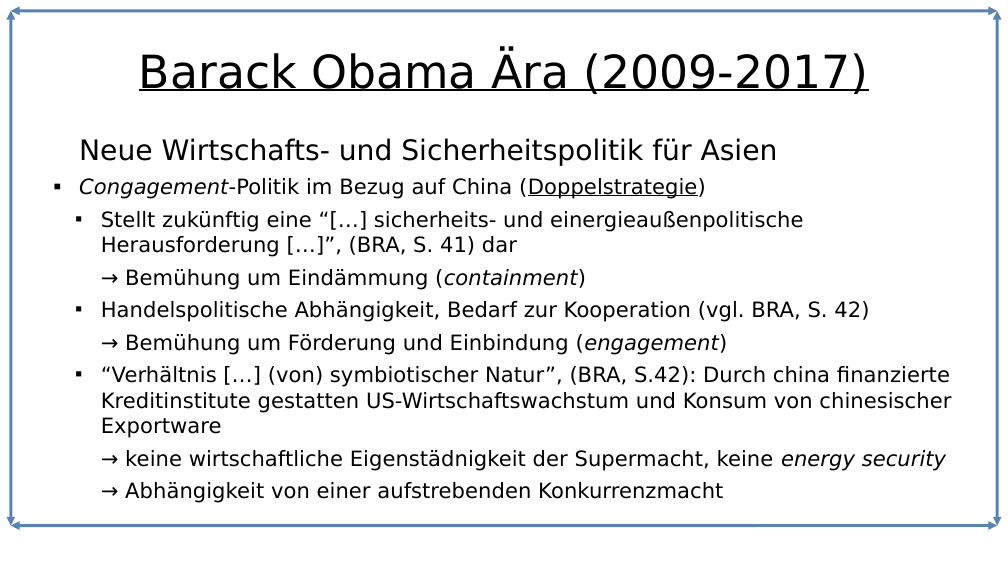
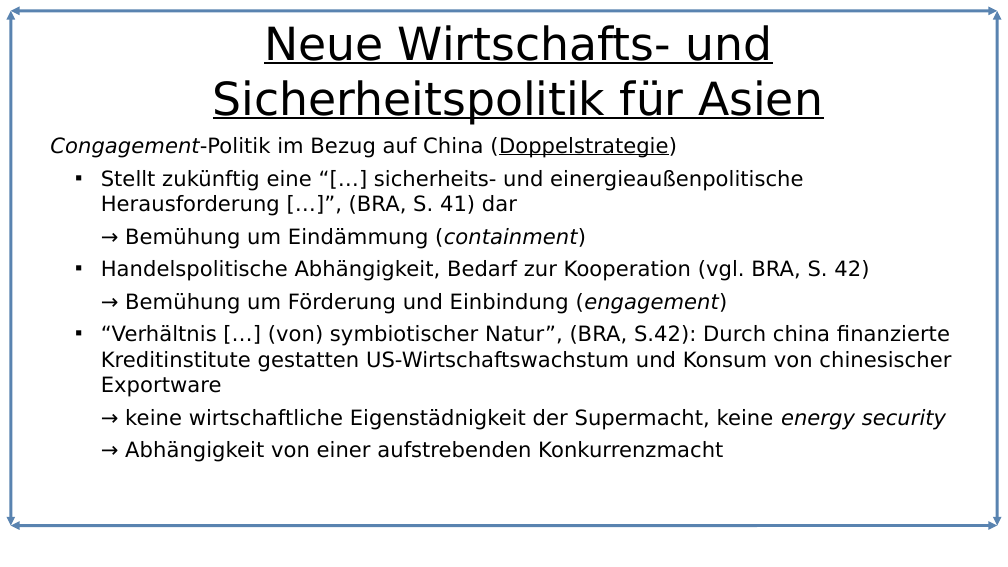
Before and after one commit to Lacrimus/Referat-Geschichte-USA-die-einzig-verbleibende-Weltmacht-, a slide deck: slide 15 of USA-die-einzig-verbleibende-Weltmacht.odp (slide 14 before the commit). Drawn at 1008x567 pixels with LibreOffice and Linux fonts; fonts in the diff are those of the drawing. Boxes give left, top, right and bottom in pixels: in the first picture for what was removed or moved away, otherwise in the second. Text is boxed around its words. In the diff, an @@ line names an element or a change of style, - is before the commit and + after.

```diff
--- a/USA-die-einzig-verbleibende-Weltmacht.odp
+++ b/USA-die-einzig-verbleibende-Weltmacht.odp
@@ title added at bbox=[213, 25, 823, 125], 36 pt, text #000000, underline @@
+Neue Wirtschafts- und Sicherheitspolitik für Asien
@@ title removed at bbox=[139, 53, 869, 94] @@
-Barack Obama Ära (2009-2017)
@@ text at bbox=[50, 137, 677, 158]: bullet ■ to none @@
@@ text at bbox=[79, 138, 778, 166]: paragraph removed @@
-Neue Wirtschafts- und Sicherheitspolitik für Asien
```
Also in this commit, not shown: 11 other slides changed, 2 slides added, 1 slide removed, 4 other files.
